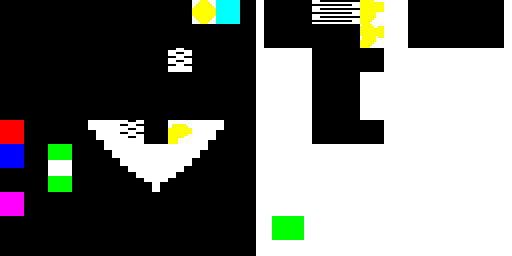
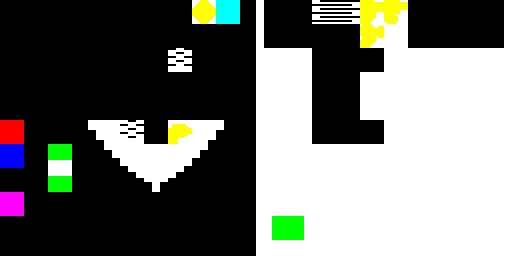
Comparing the layer stacks of the two 512×256 images. Changes:
painted on "Background" over [384, 0, 408, 24]
